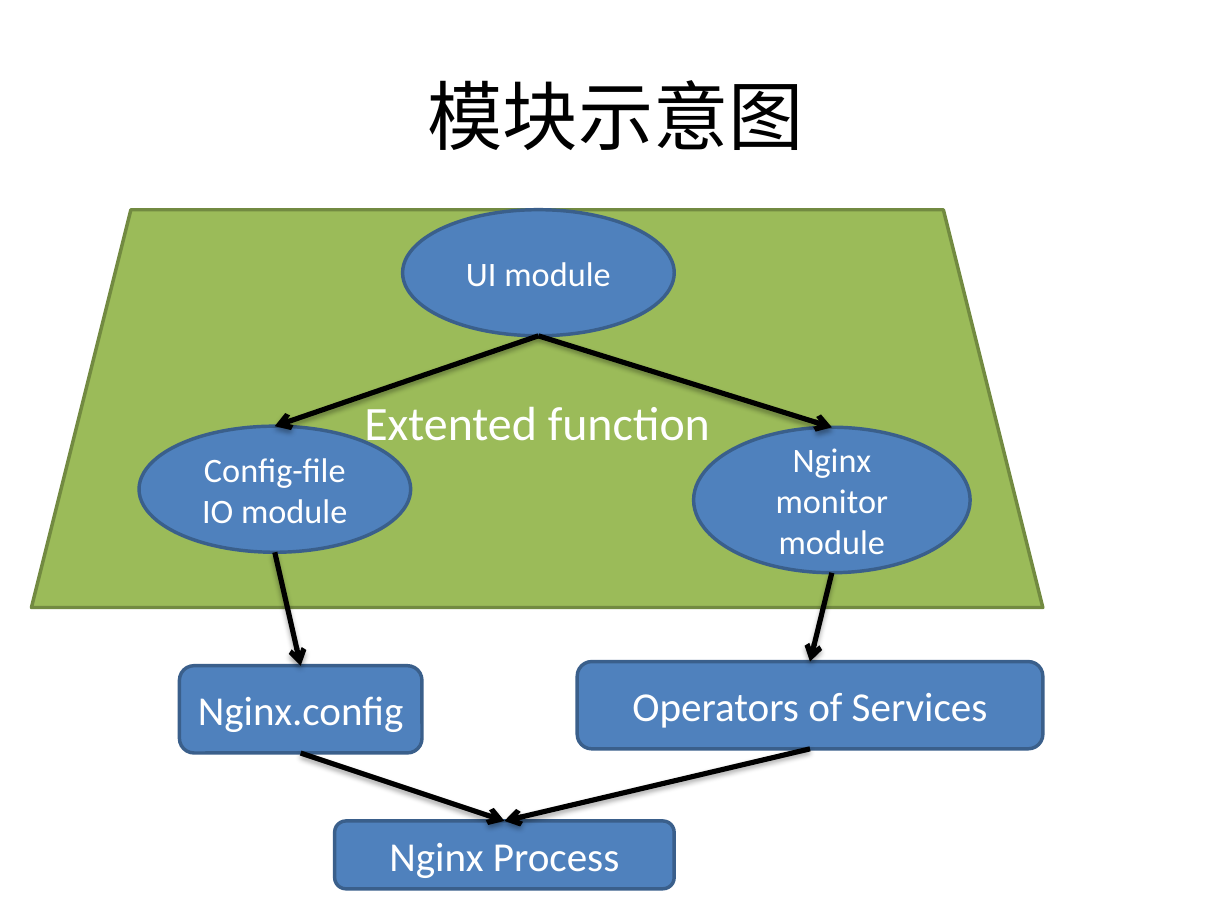
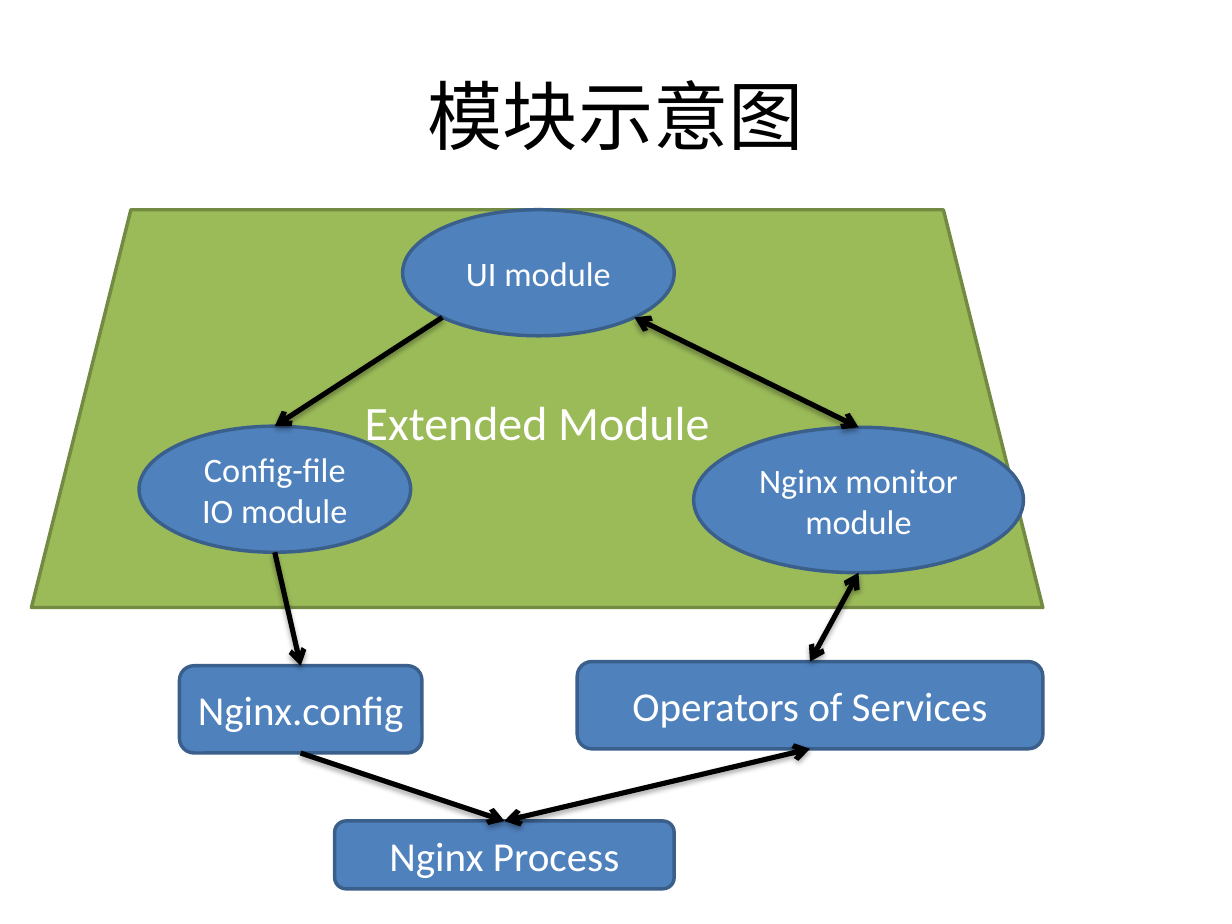
Before and after one commit to bhsei/16TeamC, a slide deck: slide 4 of 2.项目PPT/技术选型1.pptx. Drawn at 1232x924 pixels with LibreOffice and Linux fonts; fonts in the diff are those of the drawing. Boxes give left, top, right and bottom in pixels: in the first picture for what was removed or moved away, otherwise in the second. Text is boxed around its words. In the diff, an @@ line names an element or a change of style, - is before the commit and + after.

Commit message:
7-push

```diff
--- a/2.项目PPT/技术选型1.pptx
+++ b/2.项目PPT/技术选型1.pptx
@@ arrow moved from (538, 336) - (275, 426) to (442, 318) - (275, 426) @@
@@ arrow moved from (538, 336) - (832, 428) to (634, 318) - (859, 428) @@
@@ arrow (634, 318) - (859, 428): arrow to double arrow @@
@@ text in trapezoid at (365, 406, 709, 452): text changed @@
-Extented function
+Extended Module
@@ ellipse "Nginx monitor module": place and size @@
-ellipse "Nginx monitor module" at (694, 428, 970, 573)
+ellipse "Nginx monitor module" at (694, 428, 1024, 573)
@@ arrow moved from (832, 573) - (809, 662) to (859, 573) - (809, 662) @@
@@ arrow (859, 573) - (809, 662): arrow to double arrow @@
@@ arrow (809, 749) - (504, 821): arrow to double arrow @@
```
Also in this commit, not shown: 2 other slides changed.
